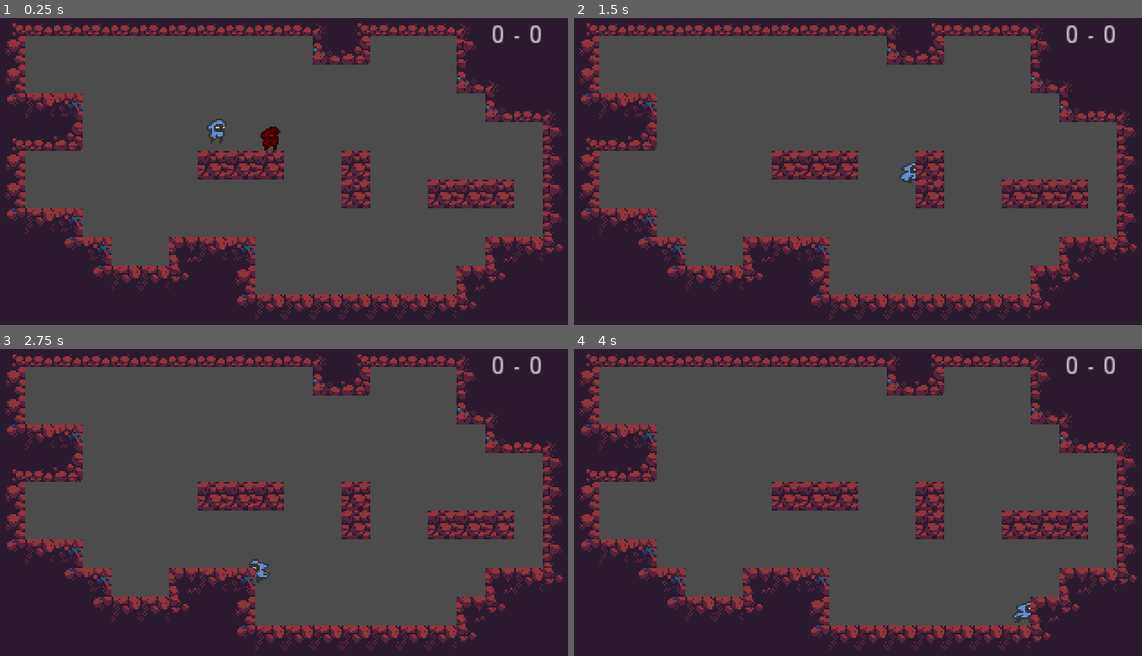
Above: before the commit, frames 1-4 (two rows, left to right).
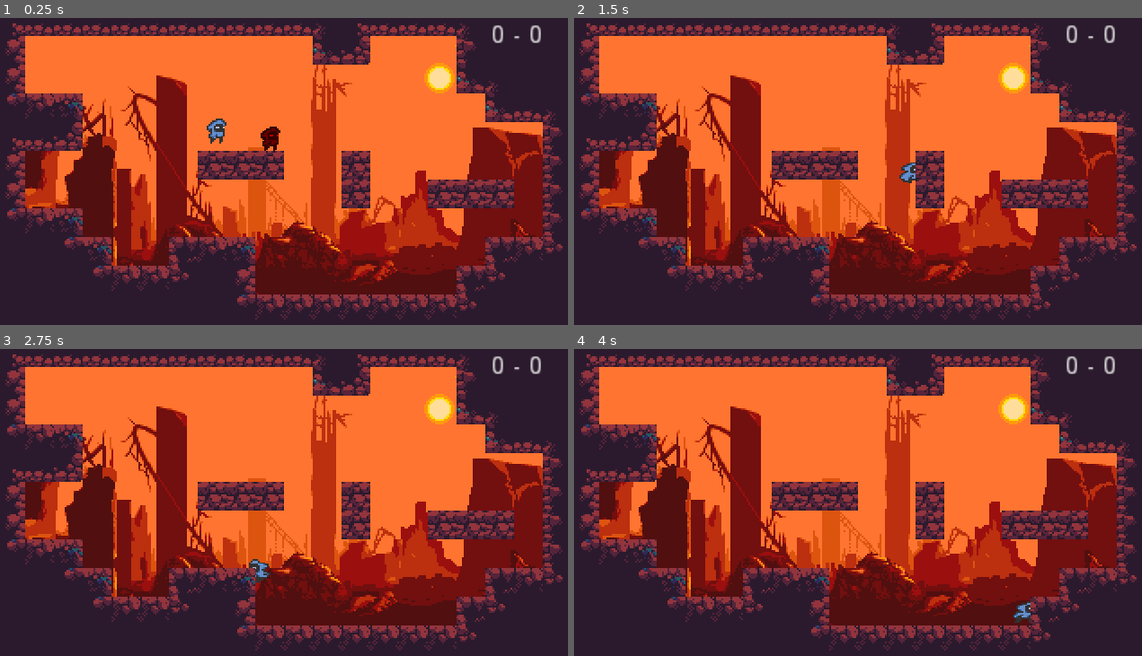
Above: after the commit, the same moments.

Repository: Vanberk1/apocalypse-survival
Game: Godot game, scene res://scenes/Level.tscn
The game is run twice, just before and just after one commit, with the same random seed, the same clock (stepped at 60 frames per second) and the same inputs. This scene is started directly instead of the project's main scene.
Inputs:
- Up to frame 1 (0.25 s): no input
- Up to frame 2 (1.5 s): tap Enter (ui_accept) at 0.5, 0.77 s; hold D (right) from 0.53 s (still down); tap J (attack) at 0.6 s; tap K (dash) at 1.35 s
- Up to frame 3 (2.75 s): tap Enter (ui_accept) at 1.52 s; release D (right) at 2.03 s; hold A (left) from 2.03 s (still down); tap J (attack) at 2.1 s
- Up to frame 4 (4 s): release A (left) at 2.78 s; hold D (right) from 2.78 s (still down); tap K (dash) at 2.85 s; tap Enter (ui_accept) at 3.02, 3.77 s; tap J (attack) at 3.6 s

The runs differ from the first frame. In frame 1, 56% of the frame differs, in the area x 4-96%, y 5-91%; in frame 2, 56%; in frame 3, 56%; in frame 4, 56%.

Commit message:
background

Diff:
--- a/project.godot
+++ b/project.godot
@@ -10,6 +10,7 @@
 
 _global_script_classes=[  ]
 _global_script_class_icons={
+
 }
 
 [application]
--- a/scenes/Level.tscn
+++ b/scenes/Level.tscn
@@ -1,7 +1,8 @@
-[gd_scene load_steps=23 format=2]
+[gd_scene load_steps=24 format=2]
 
 [ext_resource path="res://scenes/Character.tscn" type="PackedScene" id=1]
 [ext_resource path="res://assets/images/tiles.png" type="Texture" id=2]
+[ext_resource path="res://assets/images/background.png" type="Texture" id=3]
 [ext_resource path="res://scenes/HUD.gd" type="Script" id=4]
 
 [sub_resource type="ConvexPolygonShape2D" id=1]
@@ -194,6 +195,10 @@
 
 [node name="Level" type="Node2D"]
 
+[node name="Background" type="Sprite" parent="."]
+position = Vector2( 158, 106 )
+texture = ExtResource( 3 )
+
 [node name="Characters" type="Node2D" parent="."]
 
 [node name="Character" parent="Characters" instance=ExtResource( 1 )]
@@ -233,6 +238,5 @@
 __meta__ = {
 "_edit_use_anchors_": false
 }
-
 [connection signal="timeout" from="RespawnTimer1" to="." method="_on_RespawnTimer_timeout"]
 [connection signal="timeout" from="RespawnTimer2" to="." method="_on_RespawnTimer2_timeout"]
Binary file added: assets/images/background.png
Not shown, added: assets/images/background.png.import
Not shown: 1 places in new_dynamicfont.tres that only renumber resources
Not shown: 7 places in scenes/Menu.tscn that only renumber resources
